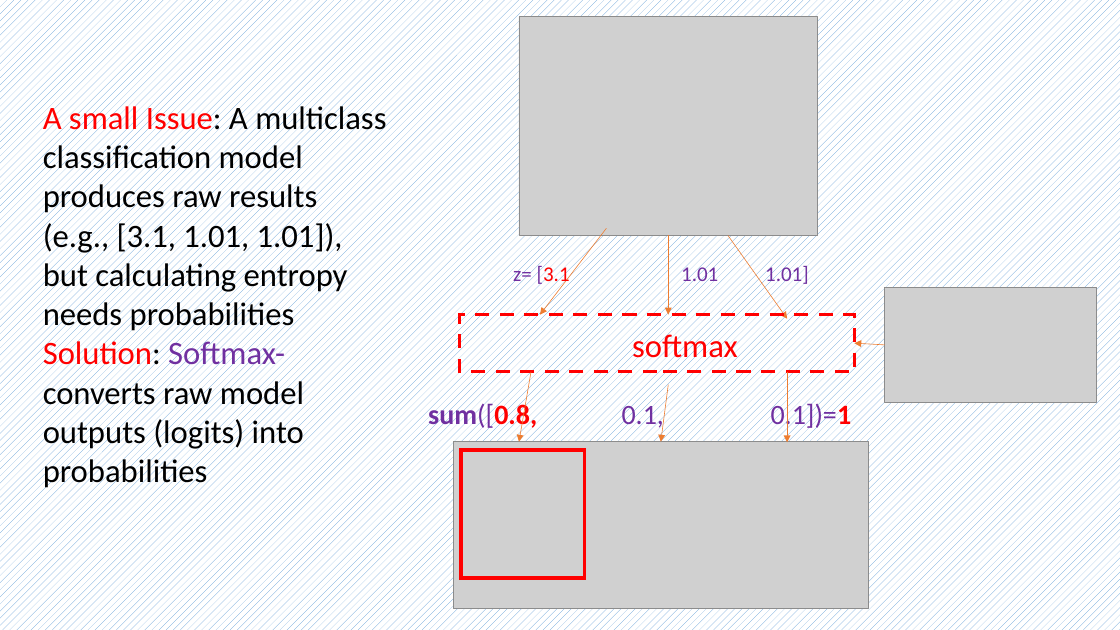
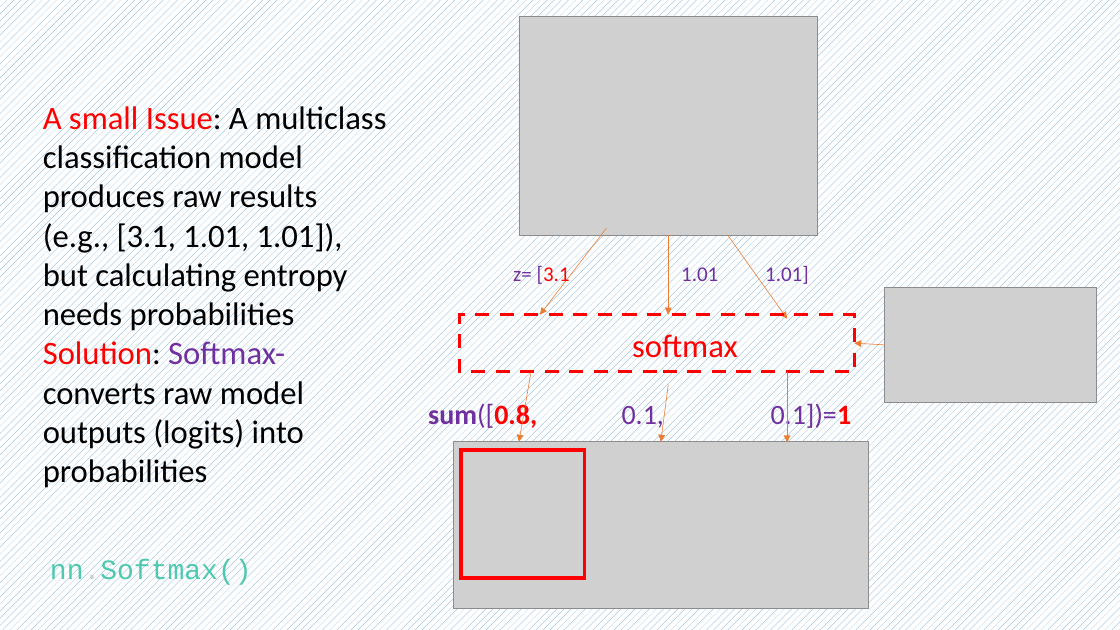
Before and after one commit to frankwxu/AI4DigitalForensics, a slide deck: slide 11 of lectures/08_multiclass_classification_n_to_n_2hidden/0_ML_concepts_multiclass.pptx. Drawn at 1120x630 pixels with LibreOffice and Linux fonts; fonts in the diff are those of the drawing; grey boxes stand for pictures; background and template pictures are left out. Boxes give left, top, right and bottom in pixels: in the first picture for what was removed or moved away, otherwise in the second. Text is boxed around its words. In the diff, an @@ line names an element or a change of style, - is before the commit and + after.

Commit message:
add lecture 9

```diff
--- a/lectures/08_multiclass_classification_n_to_n_2hidden/0_ML_concepts_multiclass.pptx
+++ b/lectures/08_multiclass_classification_n_to_n_2hidden/0_ML_concepts_multiclass.pptx
@@ text added at [50,559,252,587], 24 pt, text #4EC9B0 @@
+nn.Softmax()
```
Also in this commit, not shown: 1 other slide changed, 9 slides added, 29 other files.
